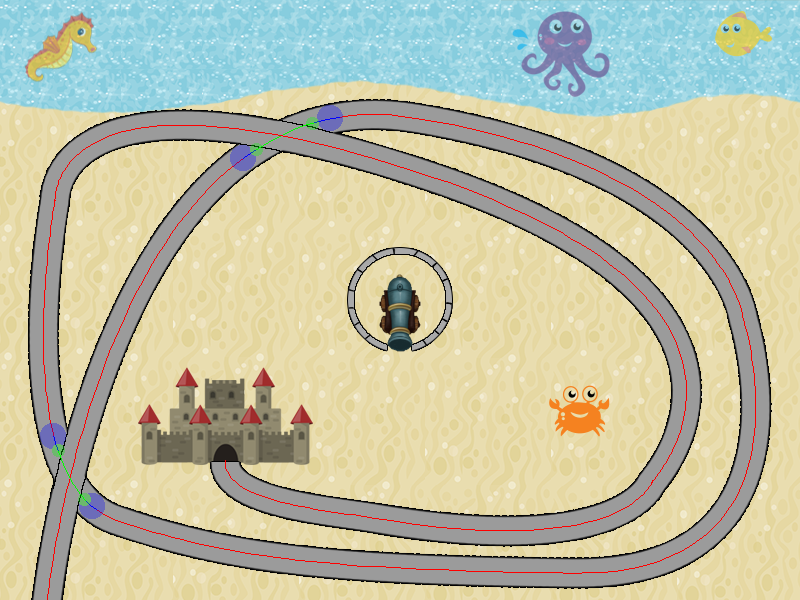
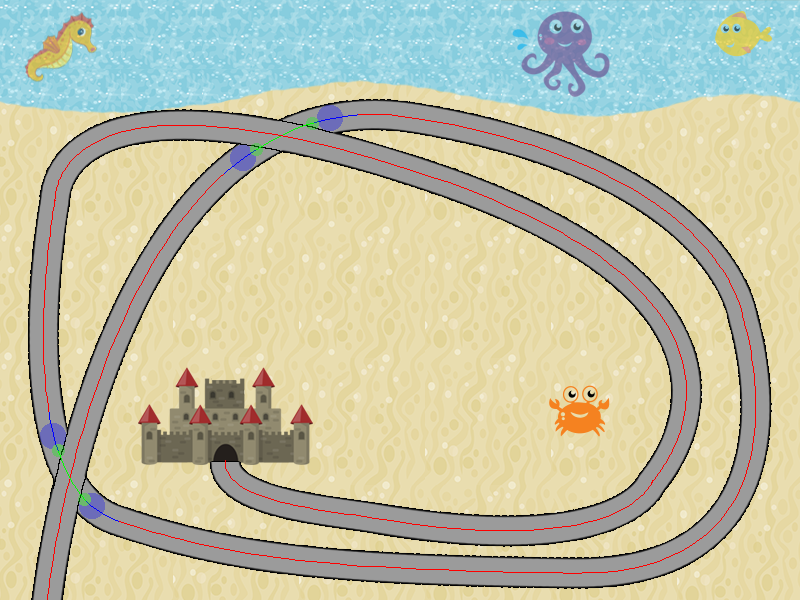
Two versions of the same layered image (800×600). Layer-by-layer changes:
painted on "Heatmap 2" over box(49, 412, 119, 522)
painted on "Heatmap 1" over box(224, 114, 358, 174)
hid "Canhao" over box(347, 247, 453, 352)
